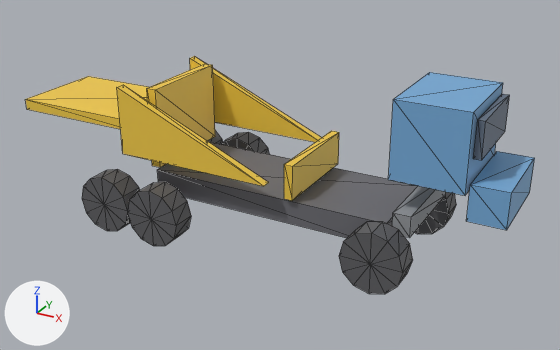
A saved change to the glTF model public/studio/v2.15.0/d_truck/model.glb.
Both versions are drawn from a camera (50 mm lens) standing at (7.01, -13.01, 7.13) and looking at (-0.15, 0.02, 0.62). The lights are fixed; the arrows at lower left show +X, +Y and +Z. The first picture is the older version. Mesh edges are drawn as thin lines. Where no turn or scale is listed for an object, it has been applied to the vertices.

Objects in the first picture: 'part0', 'part1', 'part10', 'part11', 'part13', 'part14', 'part15', 'part2', 'part3', 'part4', 'part5', 'part6', 'part7', 'part8', 'part9' and 1 more.
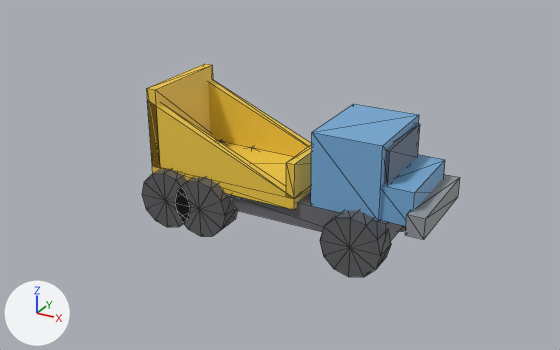
The change, as a diff of the scene's bpy script:
```diff
--- a/public/studio/v2.15.0/d_truck/model.glb.py
+++ b/public/studio/v2.15.0/d_truck/model.glb.py
@@ me_geometry_1 @@
-me_geometry_1.from_pydata(...)  # 8 vertices, 12 faces; spans x 2.59..3.99, y -0.95..0.95, z 1.48..2.98
+me_geometry_1.from_pydata(...)  # 8 vertices, 12 faces; spans x 1.05..2.45, y -0.95..0.95, z 0.6..2.1
+# me_geometry_1 part 1: the whole mesh is moved by (-1.54, 0.0, -0.88)
 me_geometry_1.materials.append(mat_defaultmaterial_001)
@@ me_geometry_2 @@
-me_geometry_2.from_pydata(...)  # 8 vertices, 12 faces; spans x 4.02..4.16, y -0.8..0.8, z 2.11..2.81
+me_geometry_2.from_pydata(...)  # 8 vertices, 12 faces; spans x 2.39..2.53, y -0.8..0.8, z 1.27..1.97
+# me_geometry_2 part 2: the whole mesh is moved by (-1.63, 0.0, -0.84)
 me_geometry_2.materials.append(mat_defaultmaterial_002)
@@ me_geometry_3 @@
-me_geometry_3.from_pydata(...)  # 8 vertices, 12 faces; spans x 4.04..4.74, y -0.88..0.88, z 0.97..1.67
+me_geometry_3.from_pydata(...)  # 8 vertices, 12 faces; spans x 2.37..3.07, y -0.88..0.88, z 0.6..1.3
+# me_geometry_3 part 3: the whole mesh is moved by (-1.67, 0.0, -0.37)
 me_geometry_3.materials.append(mat_defaultmaterial_003)
@@ me_geometry_4 @@
-me_geometry_4.from_pydata(...)  # 8 vertices, 12 faces; spans x 2.74..3.09, y -1.02..1.02, z 0.47..0.89
+me_geometry_4.from_pydata(...)  # 8 vertices, 12 faces; spans x 3.01..3.36, y -1.02..1.02, z 0.5..0.92
+# me_geometry_4 part 4: the whole mesh is moved by (0.26, 0.0, 0.03)
 me_geometry_4.materials.append(mat_defaultmaterial_004)
@@ me_geometry_5 @@
-me_geometry_5.from_pydata(...)  # 8 vertices, 12 faces; spans x -6.14..-2.74, y -1.05..1.05, z 1.4..1.64
+me_geometry_5.from_pydata(...)  # 8 vertices, 12 faces; spans x -2.65..0.75, y -1.05..1.05, z 0.48..0.72
+# me_geometry_5 part 5: the whole mesh is moved by (3.49, 0.0, -0.92)
 me_geometry_5.materials.append(mat_defaultmaterial_005)
@@ me_geometry_6 @@
-me_geometry_6.from_pydata(...)  # 6 vertices, 8 faces; spans x -3.14..0.26, y 1.17..1.37, z 1.01..2.46
+me_geometry_6.from_pydata(...)  # 6 vertices, 8 faces; spans x -2.65..0.75, y 0.85..1.05, z 0.72..2.17
+# me_geometry_6 part 6: the whole mesh is moved by (0.49, -0.32, -0.29)
 me_geometry_6.materials.append(mat_defaultmaterial_006)
@@ me_geometry_7 @@
-me_geometry_7.from_pydata(...)  # 6 vertices, 8 faces; spans x -3.14..0.26, y -1.37..-1.17, z 1.01..2.46
+me_geometry_7.from_pydata(...)  # 6 vertices, 8 faces; spans x -2.65..0.75, y -1.05..-0.85, z 0.72..2.17
+# me_geometry_7 part 7: the whole mesh is moved by (0.49, 0.32, -0.29)
 me_geometry_7.materials.append(mat_defaultmaterial_007)
@@ me_geometry_10 @@
-me_geometry_10.from_pydata(...)  # 26 vertices, 48 faces; spans x 1.953..3.193, y 1.058..1.578, z -0.559..0.681
+me_geometry_10.from_pydata(...)  # 26 vertices, 48 faces; spans x 1.43..2.67, y 0.79..1.31, z -0.5..0.74
+# me_geometry_10 part 8: the whole mesh is moved by (-0.523, -0.268, 0.059)
 me_geometry_10.materials.append(mat_defaultmaterial_010)
@@ me_geometry_11 @@
-me_geometry_11.from_pydata(...)  # 26 vertices, 48 faces; spans x 1.953..3.193, y -1.578..-1.058, z -0.559..0.681
+me_geometry_11.from_pydata(...)  # 26 vertices, 48 faces; spans x 1.43..2.67, y -1.31..-0.79, z -0.5..0.74
+# me_geometry_11 part 9: the whole mesh is moved by (-0.523, 0.268, 0.059)
 me_geometry_11.materials.append(mat_defaultmaterial_011)
@@ me_geometry_13 @@
-me_geometry_13.from_pydata(...)  # 26 vertices, 48 faces; spans x -2.679..-1.439, y -1.923..-1.403, z -0.634..0.606
+me_geometry_13.from_pydata(...)  # 26 vertices, 48 faces; spans x -1.92..-0.68, y -1.31..-0.79, z -0.5..0.74
+# me_geometry_13 part 10: the whole mesh is moved by (0.759, 0.613, 0.134)
 me_geometry_13.materials.append(mat_defaultmaterial_013)
@@ me_geometry_14 @@
-me_geometry_14.from_pydata(...)  # 26 vertices, 48 faces; spans x -3.944..-2.704, y 1.363..1.883, z -0.626..0.614
+me_geometry_14.from_pydata(...)  # 26 vertices, 48 faces; spans x -2.77..-1.53, y 0.79..1.31, z -0.5..0.74
+# me_geometry_14 part 11: the whole mesh is moved by (1.174, -0.573, 0.126)
 me_geometry_14.materials.append(mat_defaultmaterial_014)
@@ me_geometry_15 @@
-me_geometry_15.from_pydata(...)  # 26 vertices, 48 faces; spans x -3.944..-2.704, y -1.883..-1.363, z -0.626..0.614
+me_geometry_15.from_pydata(...)  # 26 vertices, 48 faces; spans x -2.77..-1.53, y -1.31..-0.79, z -0.5..0.74
+# me_geometry_15 part 12: the whole mesh is moved by (1.174, 0.573, 0.126)
 me_geometry_15.materials.append(mat_defaultmaterial_015)
```

Boxes (x1, y1, x2, y2) around the edits, measured in the pictures (560 x 350 px):
'part1', moved: before (388, 72, 503, 196); after (311, 104, 419, 222)
'part7', moved: before (117, 85, 269, 186); after (147, 100, 294, 199)
'part3', moved: before (466, 151, 535, 230); after (380, 154, 445, 226)
'part5', moved: before (26, 76, 148, 129); after (152, 142, 311, 210)
'part11', moved: before (339, 222, 413, 294); after (320, 210, 391, 277)
'part13', moved: before (127, 182, 191, 246); after (175, 177, 237, 236)
'part6', moved: before (190, 56, 322, 142); after (208, 80, 312, 156)
'part15', moved: before (82, 169, 140, 231); after (142, 169, 190, 227)
'part2', moved: before (473, 94, 510, 160); after (384, 123, 420, 185)
'part4', moved: before (392, 186, 446, 238); after (405, 174, 460, 240)
'part10', moved (mostly hidden afterwards): before (414, 192, 456, 234); after (400, 226, 406, 231)
'part14', moved (not visible afterwards): before (208, 130, 223, 144)
'part0', unchanged, covered by the edit: before (157, 142, 417, 238); after (231, 191, 403, 240)
